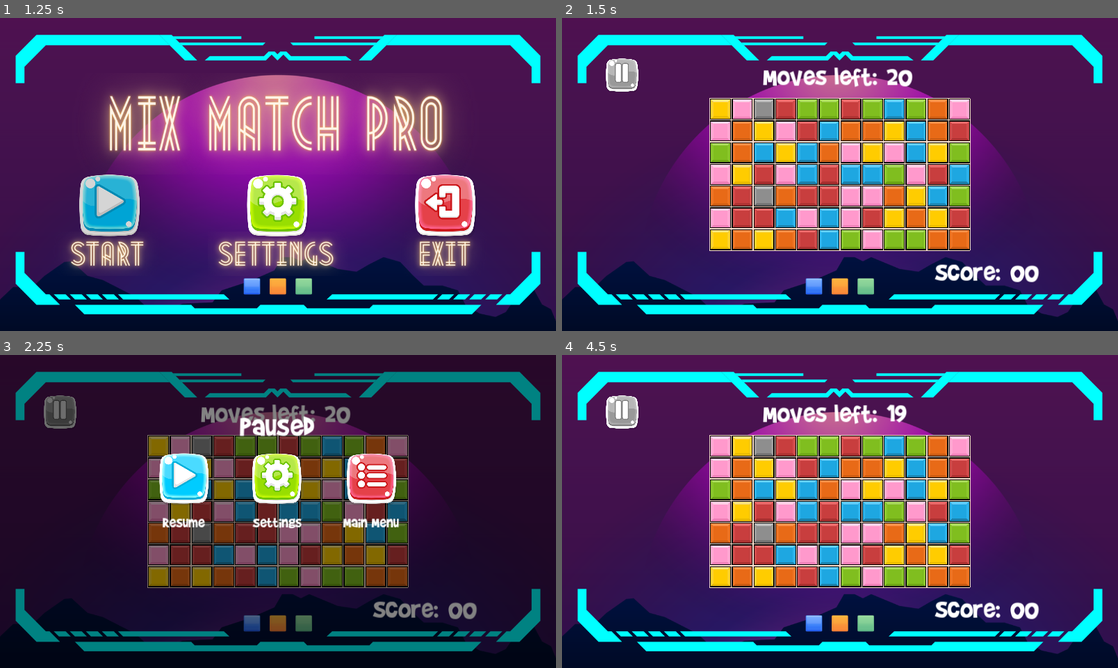
Above: before the commit, frames 1-4 (two rows, left to right).
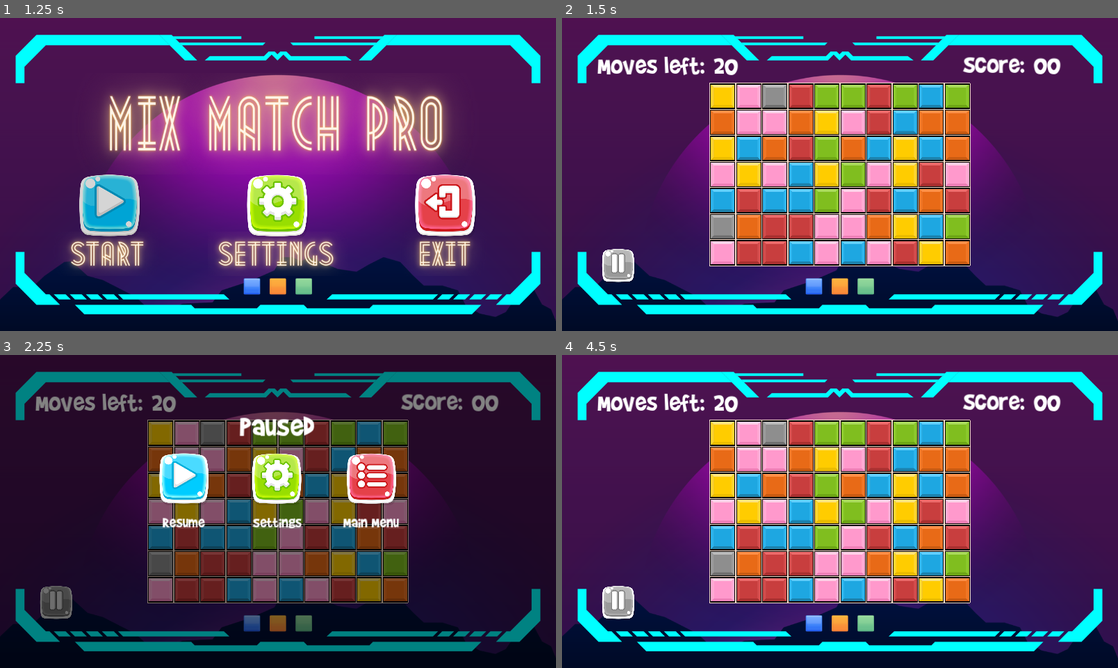
Above: after the commit, the same moments.

Repository: bonsaipropaganda/match-3-with-a-twist
Game: Godot game, scene res://Content/main.tscn
Two runs of this game, one before a commit and one after it. Both use one fixed random seed, a clock stepped at 60 frames per second and the inputs below. The engine's default icon, where the game draws it, is replaced by a stand-in: a white triangle on a blue panel in a dark square.
Inputs (mouse positions are in pixels of both pictures, inside the frame that each line leads up to; where the layout moved, square brackets give the same spot in the first picture):
- Up to frame 1 (1.25 s): click (111, 205) at 0.5 s
- Up to frame 2 (1.5 s): click (673, 205) at 1.25 s
- Up to frame 3 (2.25 s): click (111, 602) [116, 411] at 2 s
- Up to frame 4 (4.5 s): click (745, 480) at 2.75 s; tap Enter at 3.5 s; move the mouse to (717, 442) at 3.52 s; press the mouse at (717, 442) at 3.53 s; tap Space at 4.25 s; move the mouse to (739, 442) at 4.27 s; release the mouse at (739, 442) at 4.28 s; click (739, 442) at 4.35 s

Frame 1 is identical in both runs. In frame 2, 28% of the frame differs, in the area x 6-90%, y 12-85%; in frame 3, 23%; in frame 4, 29%.

Commit message:
resized tiles and moved gui around

Diff:
--- a/Content/UserInterface/game_ui.tscn
+++ b/Content/UserInterface/game_ui.tscn
@@ -53,10 +53,10 @@
 
 [node name="PauseButton" type="TextureButton" parent="MarginContainer/Control"]
 layout_mode = 1
-offset_left = 80.0
-offset_top = 73.0
-offset_right = 412.0
-offset_bottom = 152.0
+offset_left = 71.0
+offset_top = 511.0
+offset_right = 403.0
+offset_bottom = 590.0
 size_flags_horizontal = 3
 size_flags_stretch_ratio = 0.1
 texture_normal = SubResource("AtlasTexture_dlgyj")
@@ -68,26 +68,27 @@
 [node name="MovesLeft" type="HBoxContainer" parent="MarginContainer/Control"]
 layout_mode = 1
 anchors_preset = -1
-anchor_left = 0.5
-anchor_top = 0.092
-anchor_right = 0.5
-anchor_bottom = 0.123
-offset_left = -176.0
-offset_right = 176.0
-offset_bottom = 79.0
-grow_horizontal = 2
+anchor_left = 0.685
+anchor_top = 0.086
+anchor_right = 0.685
+anchor_bottom = 0.086
+offset_left = -786.4
+offset_top = -10.2
+offset_right = -434.4
+offset_bottom = 68.8
+grow_horizontal = 0
 
 [node name="Label" type="Label" parent="MarginContainer/Control/MovesLeft"]
 layout_mode = 2
 theme_override_fonts/font = ExtResource("5_xvdsi")
-theme_override_font_sizes/font_size = 64
+theme_override_font_sizes/font_size = 60
 text = "Moves left: "
 
 [node name="MovesLeftLabel" type="Label" parent="MarginContainer/Control/MovesLeft"]
 unique_name_in_owner = true
 layout_mode = 2
 theme_override_fonts/font = ExtResource("5_xvdsi")
-theme_override_font_sizes/font_size = 64
+theme_override_font_sizes/font_size = 60
 text = "XX"
 
 [node name="Score" type="HBoxContainer" parent="MarginContainer/Control"]
@@ -97,22 +98,23 @@
 anchor_top = 0.854
 anchor_right = 0.869
 anchor_bottom = 0.87
-offset_left = -239.0
-offset_top = -79.0
-offset_right = 3.67165e-05
+offset_left = -173.56
+offset_top = -547.8
+offset_right = 65.4399
+offset_bottom = -484.0
 grow_horizontal = 0
 grow_vertical = 0
 
 [node name="Label" type="Label" parent="MarginContainer/Control/Score"]
 layout_mode = 2
 theme_override_fonts/font = ExtResource("5_xvdsi")
-theme_override_font_sizes/font_size = 64
+theme_override_font_sizes/font_size = 60
 text = "Score: "
 
 [node name="ScoreLabel" type="Label" parent="MarginContainer/Control/Score"]
 unique_name_in_owner = true
 layout_mode = 2
-theme_override_font_sizes/font_size = 64
+theme_override_font_sizes/font_size = 60
 text = "00"
 
 [node name="Click" type="AudioStreamPlayer" parent="."]
--- a/Content/game_scene.tscn
+++ b/Content/game_scene.tscn
@@ -13,9 +13,9 @@
 
 [node name="Grid" parent="." instance=ExtResource("2_benkg")]
 position = Vector2(369, 107)
-grid_width = 12
+grid_width = 10
 grid_height = 7
-tile_width = 50.0
+tile_width = 60.0
 move_left = 20
 
 [connection signal="game_over" from="Grid" to="." method="_on_game_over"]
Not shown, added: export/html/index.apple-touch-icon.png.import
Not shown, added: export/html/index.icon.png.import
Not shown, added: export/html/index.png.import
